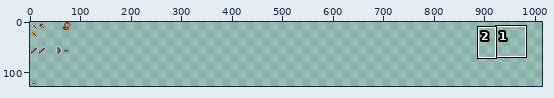
Sprite sheet, stored at assets/Textures/tools.png. The picture above shows the old version from afar; the outline marks the close-up.
Close-up. Before the commit:
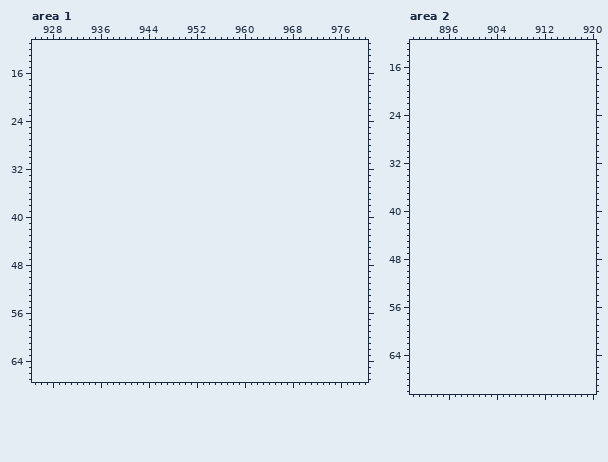
The file is 128x128 pixels. Colours within 5 levels of each other are drawn and written as one. Shown: area 1: x 925..980, y 11..67; area 2: x 890..920, y 12..70. The old version is drawn lined up with the new one, on the new canvas. The wide view leaves out empty margins. The commit also changed other parts of the picture, which this record leaves out.
Palette (. is transparent): 
Pixels before, area 1 (only the part around the change), first column x 926:
12 .......................................................
13 .......................................................
14 .......................................................
15 .......................................................
16 .......................................................
17 .......................................................
18 .......................................................
19 .......................................................
20 .......................................................
21 .......................................................
22 .......................................................
23 .......................................................
24 .......................................................
25 .......................................................
26 .......................................................
27 .......................................................
28 .......................................................
29 .......................................................
30 .......................................................
31 .......................................................
32 .......................................................
33 .......................................................
34 .......................................................
35 .......................................................
36 .......................................................
37 .......................................................
38 .......................................................
39 .......................................................
40 .......................................................
41 .......................................................
42 .......................................................
43 .......................................................
44 .......................................................
45 .......................................................
46 .......................................................
47 .......................................................
48 .......................................................
49 .......................................................
50 .......................................................
51 .......................................................
52 .......................................................
53 .......................................................
54 .......................................................
55 .......................................................
56 .......................................................
57 .......................................................
58 .......................................................
59 .......................................................
60 .......................................................
61 .......................................................
62 .......................................................
63 .......................................................
64 .......................................................
65 .......................................................
66 .......................................................
67 .......................................................
The result:
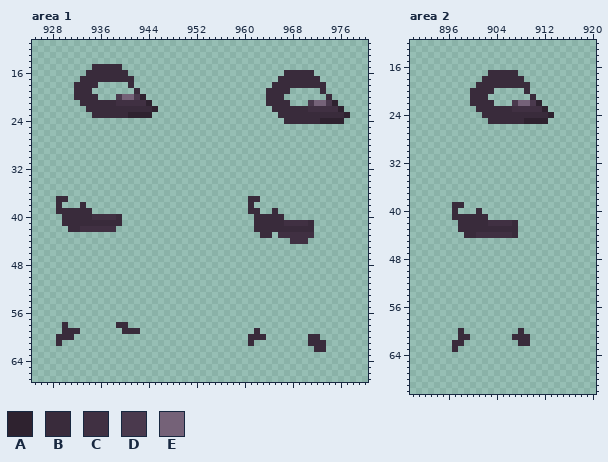
Colours new in this view: A #2e222f  B #392b3b  C #403042  D #4a394d  E #756278
From old to new:
canvas 128x128 -> 1024x1024
Area 1:
Colour A is added in row 20 at x 943; in row 21 at x 944 and 975; in row 22 at x 945 and 976; in row 23 at x 941 to 944 and 977; in row 24 at x 973 to 976.
Colour B is added in row 15 at x 935 to 939; in row 16 at x 934 to 940 and 967 to 971; in row 17 at x 933 to 941 and 966 to 972; in row 18 at x 932 to 935, 941 and 965 to 973; in row 19 at x 932 to 934, 942, 964 to 967 and 973; in row 20 at x 932 to 935, 964 to 966 and 974.
Colour B is added in row 21 at x 933 to 938 and 964 to 967; in row 22 at x 934 to 944 and 965 to 970; in row 23 at x 935 to 940 and 966 to 976; in row 24 at x 967 to 972; in row 37 at x 929 to 930 and 961 to 962; in row 38 at x 929, 933 and 961.
Colour B is added in row 39 at x 929 to 934, 961 to 962 and 965; in row 40 at x 930 to 934, 939 and 962 to 966; in row 41 at x 930 to 939, 962 to 966 and 971; in row 42 at x 931 to 932 and 962 to 971; in row 43 at x 963 to 964; in row 58 at x 930 and 939 to 940.
Colour B is added in row 59 at x 930 to 932, 940 to 942 and 962; in row 60 at x 929 to 931, 961 to 963 and 971 to 972; in row 61 at x 929, 961 and 971 to 973; in row 62 at x 972 to 973.
Colour C is added in row 21 at x 939 to 943; in row 22 at x 971 to 975; in row 40 at x 935 to 938; in row 41 at x 967 to 970; in row 42 at x 933 to 938; in row 43 at x 966 to 971.
Colour C is added in row 44 at x 968 to 970.
Colour D is added in row 20 at x 939 and 942; in row 21 at x 971 and 974.
Colour E is added in row 20 at x 940 to 941; in row 21 at x 972 to 973.
Area 2:
Colour A is added in row 22 at x 911; in row 23 at x 912; in row 24 at x 913; in row 25 at x 909 to 912.
Colour B is added in row 17 at x 903 to 907; in row 18 at x 902 to 908; in row 19 at x 901 to 909; in row 20 at x 900 to 903 and 909; in row 21 at x 900 to 902 and 910; in row 22 at x 900 to 903.
Colour B is added in row 23 at x 901 to 906; in row 24 at x 902 to 912; in row 25 at x 903 to 908; in row 39 at x 897 to 898; in row 40 at x 897 and 901; in row 41 at x 897 to 902.
Colour B is added in row 42 at x 898 to 902 and 907; in row 43 at x 898 to 907; in row 44 at x 899 to 900 and 907; in row 60 at x 898 and 908; in row 61 at x 898 to 899 and 907 to 909; in row 62 at x 897 to 898 and 908 to 909.
Colour B is added in row 63 at x 897.
Colour C is added in row 23 at x 907 to 911; in row 42 at x 903 to 906; in row 44 at x 901 to 906.
Colour D is added in row 22 at x 907 and 910.
Colour E is added in row 22 at x 908 to 909.
